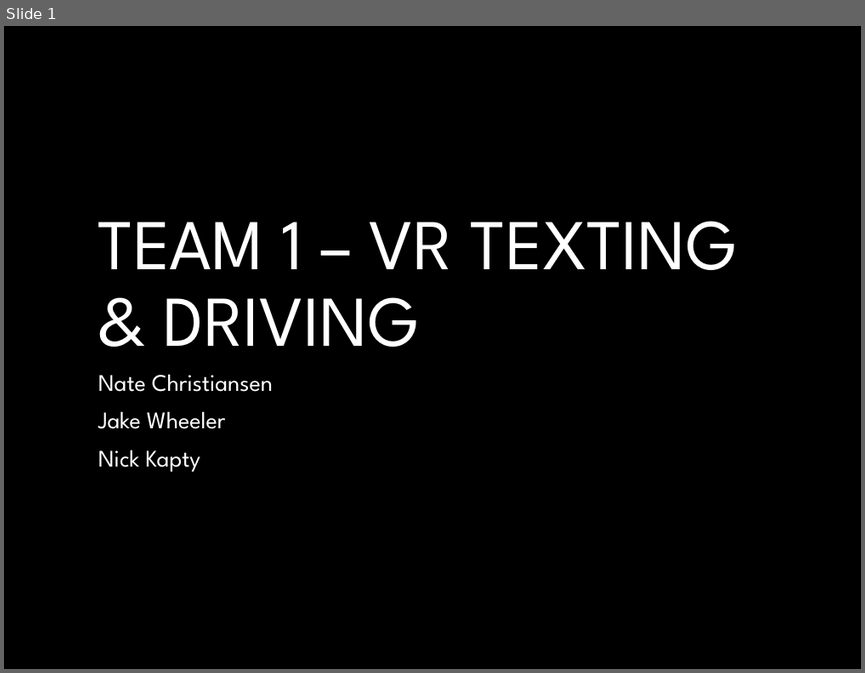
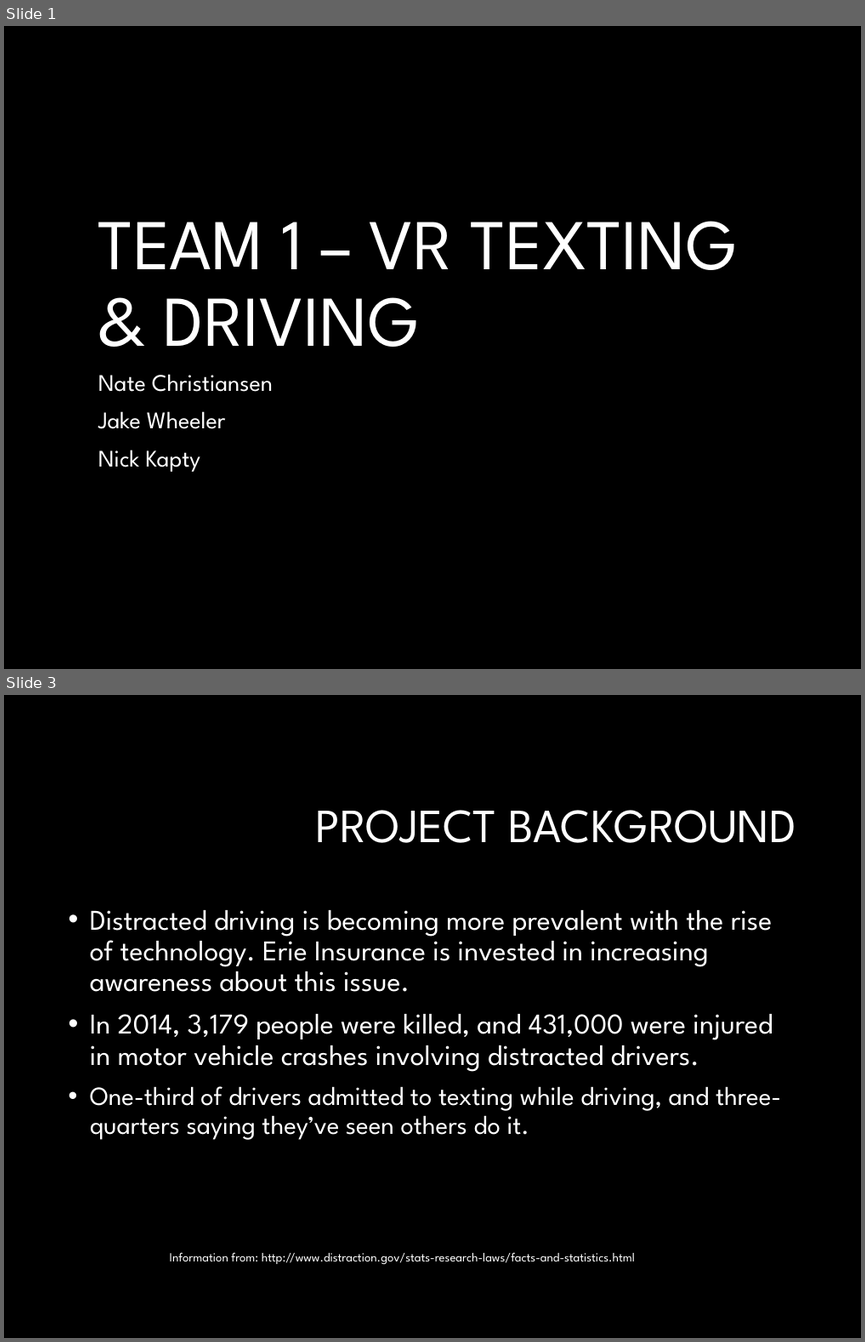
Before and after one commit to NateChristiansen/SeniorProject, a slide deck: Documents/Presentations/Presentation1.pptx. Shown one above the other, each under a label of ours: slide 1 before the commit, slides 1 and 3 after it; the slides between them are not shown. The pictures are 865x673 and 865x1342 pixels, drawn with LibreOffice and Linux fonts; fonts in the diff are those of the drawing; background and template pictures are left out. Boxes give left, top, right and bottom in pixels: in the first picture for what was removed or moved away, otherwise in the second. Text is boxed around its words. In the diff, an @@ line names an element or a change of style, - is before the commit and + after.

```diff
--- a/Documents/Presentations/Presentation1.pptx
+++ b/Documents/Presentations/Presentation1.pptx
@@ slide 3 added at [4, 695, 861, 1338], background #000000 @@
@@ title added at [316, 810, 796, 843], 40 pt, text #FFFFFF @@
+PROJECT BACKGROUND
@@ text added at [90, 910, 781, 1140], 24 pt, text #FFFFFF @@
+• Distracted driving is becoming more prevalent with the rise of technology. Erie Insurance is invested in increasing awareness about this issue.
+• In 2014, 3,179 people were killed, and 431,000 were injured in motor vehicle crashes involving distracted drivers.
+• One-third of drivers admitted to texting while driving, and three-quarters saying they’ve seen others do it.
@@ text added at [170, 1252, 635, 1265], 10.5 pt, text #FFFFFF @@
+Information from: http://www.distraction.gov/stats-research-laws/facts-and-statistics.html
```
Also in this commit, not shown: 4 slides changed.
